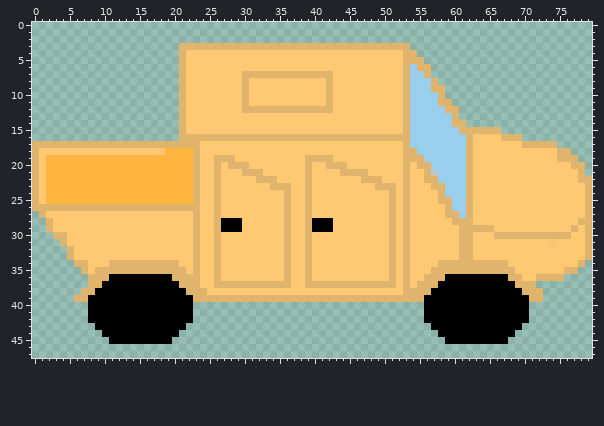
Edited in one commit: sprite sheet (pokefolio-ts/public/tiles/obstacles/pravaig.png). Above: the version before the commit.
The file is 80x48 pixels. Pixels under 10% opacity are left out. Colours within 5 levels of each other are drawn and written as one.
Once edited:
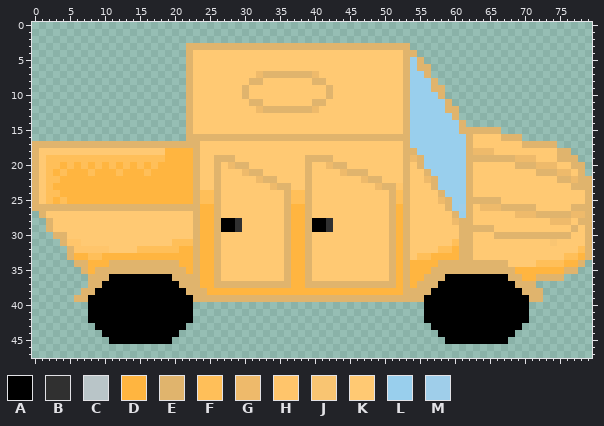
Palette (. is transparent): A #000000  B #303030  C #b9c5c8  D #ffb540  E #e0b46d  F #ffbf59  G #eeba6b  H #ffc56b  J #f9c572  K #ffc973  L #99cfed  M #9fceea
Difference:
Changed rows in their new state; - is an unchanged pixel.
first column x 2:
 3 -------------------.---------------------------------------------------------
 4 -------------------.E--------------------------------------------------------
 5 -------------------.E-------------------------------L------------------------
 6 -------------------.E--------------------------------------------------------
 7 -------------------.E-------KKG-------GKK------------------------------------
 8 -------------------.E-------KEE-------EEK------------------------------------
 9 -------------------.E--------------------------------------------------------
10 -------------------.E--------------------------------------------------------
11 -------------------.E-------KEE-------EEK---------------L--------------------
12 -------------------.E-------KKG-------GKK------------------------------------
13 -------------------.E--------------------------------------------------------
14 -------------------.E-------------------------------------L------------------
15 -------------------.E--------------------------------------------------------
16 -------------------.---------------------------------------------------------
18 -------------------------------------------------------------GGG-------------
19 FFFFFFFFFFFFFFFFF-----------------------------------G--------EEEEEEGGG-------
20 FF-F-F-F-F-F-F-F----------G-------------G-------------L------------EEEGGG----
21 F-F---F---F---F-------------G-------------G------------L--------------EEEGG--
22 FF----------------------------G--------------G--------G------------------EEG-
23 F-------------------------------G--------------G--H-----L------------------EE
24 FF--------------------FF-----------FF-------------F--------------------------
25 F-F-------------------FF-----------FF-------------F-----G----EEEE------------
26 ----------------------DD-----------DD-------------D-----------GGGEEEEE-----EE
27 ----------------------DD-----------DD-------------D------K---------GGGEEEEEGG
28 ----------------------DD---B-------DD---B---------D-------G-------------GGG--
29 ----------------------DD---B-------DD---B---------D--------------------------
30 ----------------------DD-----------DD-------------D--------------------------
31 ---HH-------------FFF-DD-----------DD-------------D-------F------------------
32 ----HHHHH----FFFFFFDD-DD-----------DD-------------D-----FFD-----------------F
33 ----DDFFDDDDDDDDDDDDD-DD-----------DD-------------D--FFDDDD---------------FFD
34 ------DDD----------DD-DD-----------DD-------------D-DDDD--------------FFFFDD-
35 ------D-------------D-DD-----------DD-------------D-DDD------------DDDDDDD---
36 ----------------------DD-----------DD-------------D-DD--------------DD-------
37 ----------------------DD-----------DD-------------D-D------------------------
38 -----------------------DDDDDDDDDDDDDDDDDDDDDDDDDDDD--------------------------
Boxes around the changes in both pictures, in picture pixels (x1, y1, x2, y2):
changed: (46, 43, 585, 295)
